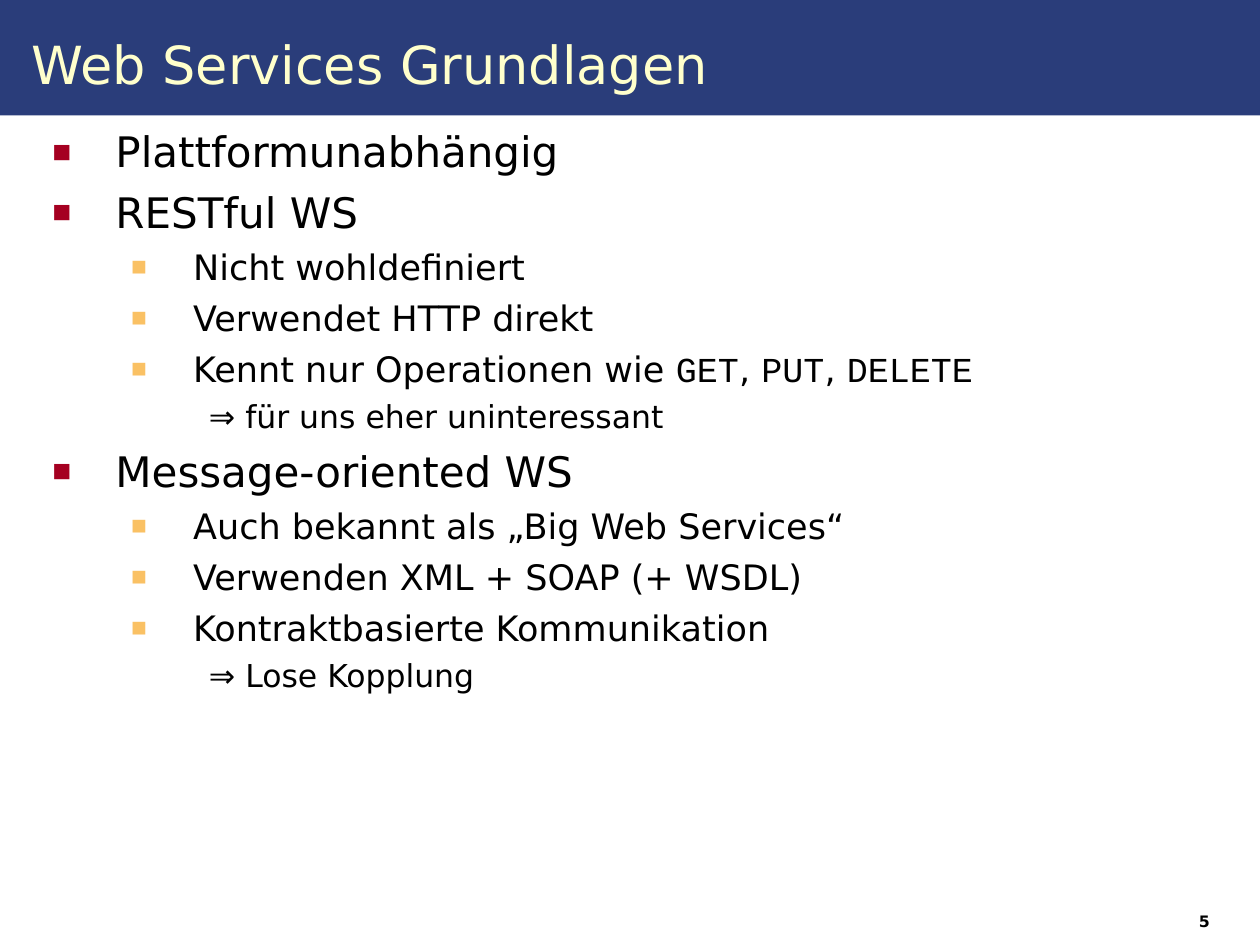
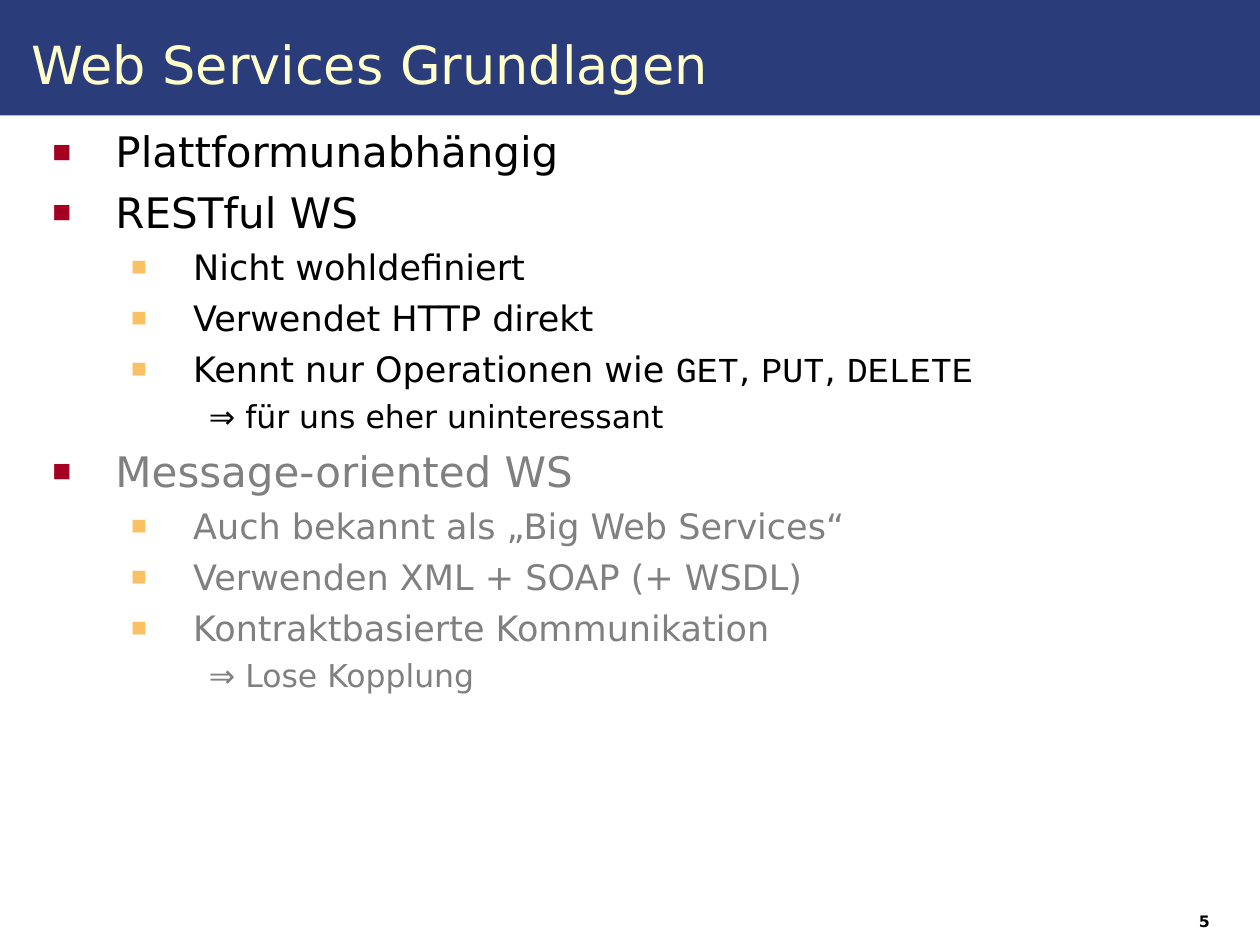
Before and after one commit to IAAS/decidr, a slide deck: slide 10 of seminars/rr/presentation/Web_Services.odp (slide 5 before the commit). Drawn at 1260x945 pixels with LibreOffice and Linux fonts; fonts in the diff are those of the drawing. Boxes give left, top, right and bottom in pixels: in the first picture for what was removed or moved away, otherwise in the second. Text is boxed around its words. In the diff, an @@ line names an element or a change of style, - is before the commit and + after.

```diff
--- a/seminars/rr/presentation/Web_Services.odp
+++ b/seminars/rr/presentation/Web_Services.odp
@@ text at box(115, 455, 844, 694): text colour #000000 to #808080 in "Message-oriented WS", "Auch bekannt als „Big Web Services“", "Verwenden XML + SOAP (+ WSDL)", "Kontraktbasierte Kommunikation" and 1 more places @@
```
Also in this commit, not shown: 7 other slides changed, 7 slides added, 1 other file.
